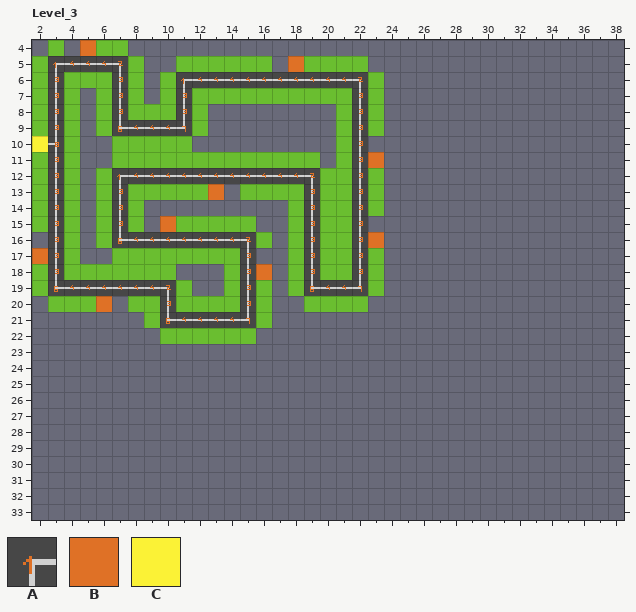
Two versions of a level (LDtk project, assets/maps/maps.ldtk). Above: the version before the commit.
Cells are 16x16 px. Shown: Level_3 x 2..38, y 4..33. The commit also changed other parts of the map, which this record leaves out. The old version is drawn lined up with the new one.
Key: from "Base": A 1 "Road", B 2 "House", C 3 "PostOffice".
_ is an empty cell.
Layers that did not change in this view are not listed.
Layer "Base" before, first column x 2:
 4 ___B_________________________________
 5 _AAAAA__________B____________________
 6 _A___A___AAAAAAAAAAAA________________
 7 _A___A___A__________A________________
 8 _A___A___A__________A________________
 9 _A___AAAAA__________A________________
10 CA__________________A________________
11 _A__________________AB_______________
12 _A___AAAAAAAAAAAAA__A________________
13 _A___A_____B_____A__A________________
14 _A___A___________A__A________________
15 _A___A__B________A__A________________
16 _A___AAAAAAAAA___A__AB_______________
17 BA___________A___A__A________________
18 _A___________AB__A__A________________
19 _AAAAAAAA____A___AAAA________________
20 ____B___A____A_______________________
21 ________AAAAAA_______________________
22 _____________________________________
23 _____________________________________
24 _____________________________________
25 _____________________________________
26 _____________________________________
27 _____________________________________
28 _____________________________________
29 _____________________________________
30 _____________________________________
31 _____________________________________
32 _____________________________________
33 _____________________________________
And afterwards:
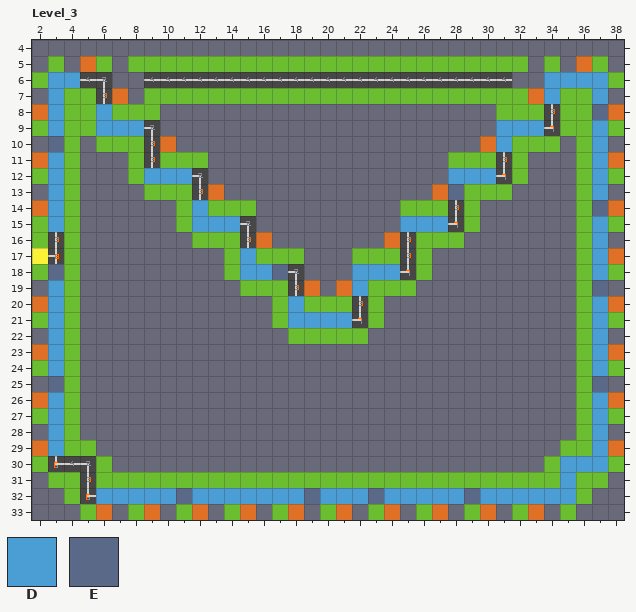
Further tiles: from "Obstacles": D 1 "WatterPuddle", E 2 "RoadWork".
What changed:
map size 25x25 -> 41x41 cells (old content now starts at 0,3; both pictures use the new coordinates)
Layer "Base":
y 4: x 5 B -> _
y 5: x 3..7 AAAAA -> __B__; x 18 B -> _; x 36 _ -> B
y 6: x 4..10 ___A___ -> AAA_AAA; x 23..31 _________ -> AAAAAAAAA; x 34..37 ____ -> AAAA
y 7: x 6..7 _A -> AB; x 11 A -> _; x 22 A -> _; x 33..34 __ -> BA; x 37 _ -> A
y 8: x 2 _ -> B; x 6..7 _A -> A_; x 11 A -> _; x 22 A -> _; x 34 _ -> A; x 38 _ -> B
y 9: x 6 _ -> A; x 10..11 AA -> __; x 22 A -> _; x 31..34 ____ -> AAAA; x 37 _ -> A
y 10: x 2 C -> _; x 9..10 __ -> AB; x 22 A -> _; x 30..31 __ -> BA; x 37 _ -> A
y 11: x 2 _ -> B; x 9 _ -> A; x 22..23 AB -> __; x 31 _ -> A; x 37..38 __ -> AB
y 12: x 7..8 AA -> __; x 13..19 AAAAAAA -> _______; x 22 A -> _; x 28..31 ____ -> AAAA; x 37 _ -> A
y 13: x 7 A -> _; x 12 _ -> A; x 19 A -> _; x 22 A -> _; x 27 _ -> B; x 37 _ -> A
y 14: x 2 _ -> B; x 7 A -> _; x 12 _ -> A; x 19 A -> _; x 22 A -> _; x 28 _ -> A; x 38 _ -> B
y 15: x 7 A -> _; x 10 B -> _; x 12..15 ____ -> AAAA; x 19 A -> _; x 22 A -> _; x 25..28 ____ -> AAAA; x 37 _ -> A
y 16: x 7..14 AAAAAAAA -> ________; x 16 _ -> B; x 19 A -> _; x 22..25 AB__ -> __BA; x 37 _ -> A
y 17: x 2 B -> C; x 19 A -> _; x 22 A -> _; x 25 _ -> A; x 37..38 __ -> AB
y 18: x 16 B -> A; x 18..19 _A -> A_; x 23..25 ___ -> AAA; x 37 _ -> A
y 19: x 4..10 AAAAAAA -> _______; x 15 A -> _; x 18..21 _AAA -> AB_B
y 20: x 2..3 __ -> BA; x 6 B -> _; x 10 A -> _; x 15 A -> _; x 18 _ -> A; x 22 _ -> A; x 37..38 __ -> AB
y 21: x 3 _ -> A; x 10..15 AAAAAA -> ______; x 18..22 _____ -> AAAAA; x 37 _ -> A
y 22: x 3 _ -> A; x 37 _ -> A
y 23: x 2..3 __ -> BA; x 37..38 __ -> AB
y 24: x 3 _ -> A; x 37 _ -> A
y 26: x 2..3 __ -> BA; x 37..38 __ -> AB
y 27..28: x 3 _ -> A; x 37 _ -> A
y 29: x 2..3 __ -> BA; x 37..38 __ -> AB
y 30: x 3..5 ___ -> AAA; x 35..37 ___ -> AAA
y 31: x 5 _ -> A; x 35 _ -> A
y 32: x 5..10 ______ -> AAAAAA; x 12..18 _______ -> AAAAAAA; x 20..22 ___ -> AAA; x 24..28 _____ -> AAAAA; x 30..35 ______ -> AAAAAA
y 33: x 6 _ -> B; x 9 _ -> B; x 12 _ -> B; x 15 _ -> B; x 18 _ -> B; x 21 _ -> B; x 24 _ -> B; x 27 _ -> B; x 30 _ -> B; x 33 _ -> B
Layer "Obstacles":
y 6: x 3..4 __ -> DD; x 34..38 _____ -> DDDDD
y 7: x 3 _ -> D; x 34 _ -> D; x 37 _ -> D
y 8: x 3 _ -> D; x 6 _ -> D; x 33 _ -> D
y 9: x 3 _ -> D; x 6..8 ___ -> DDD; x 31..33 ___ -> DDD; x 37 _ -> D
y 10: x 3 _ -> E; x 31 _ -> D; x 37 _ -> D
y 11: x 3 _ -> D; x 37 _ -> D
y 12: x 3 _ -> D; x 9..11 ___ -> DDD; x 28..30 ___ -> DDD; x 37 _ -> D
y 13: x 3 _ -> D; x 37 _ -> D
y 14: x 3 _ -> D; x 12 _ -> D
y 15: x 3 _ -> D; x 12..14 ___ -> DDD; x 25..27 ___ -> DDD; x 37 _ -> D
y 16: x 37 _ -> D
y 17: x 15 _ -> D; x 37 _ -> D
y 18: x 3 _ -> E; x 15..16 __ -> DD; x 22..24 ___ -> DDD; x 37 _ -> D
y 19: x 3 _ -> D; x 22 _ -> D
y 20: x 3 _ -> D; x 18 _ -> D; x 37 _ -> D
y 21: x 3 _ -> D; x 18..21 ____ -> DDDD; x 37 _ -> D
y 22..24: x 3 _ -> D; x 37 _ -> D
y 26..29: x 3 _ -> D; x 37 _ -> D
y 30: x 35..37 ___ -> DDD
y 31: x 35 _ -> D
y 32: x 6..10 _____ -> DDDDD; x 12..18 _______ -> DDDDDDD; x 20..22 ___ -> DDD; x 24..28 _____ -> DDDDD; x 30..35 ______ -> DDDDDD
